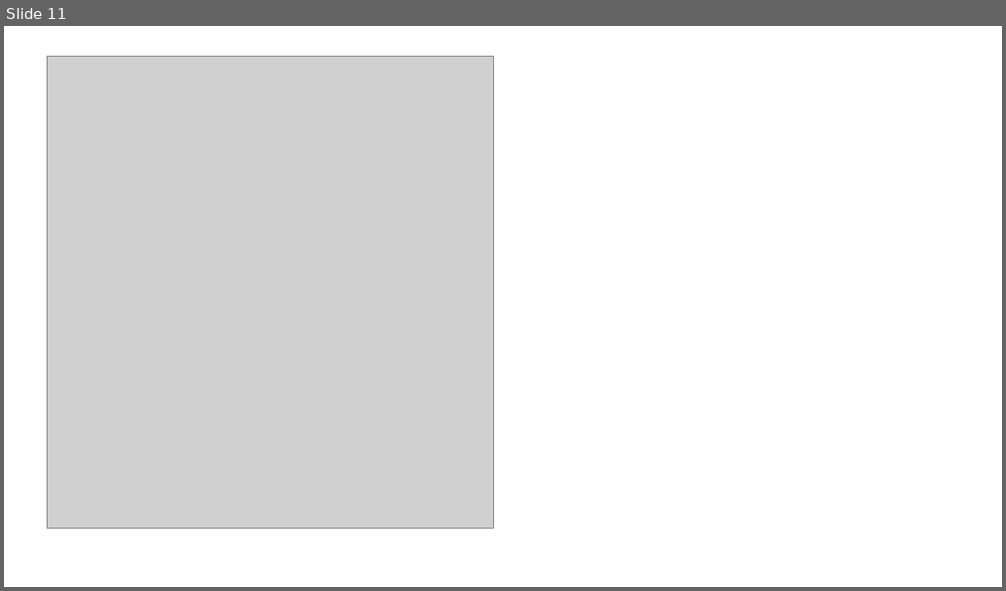
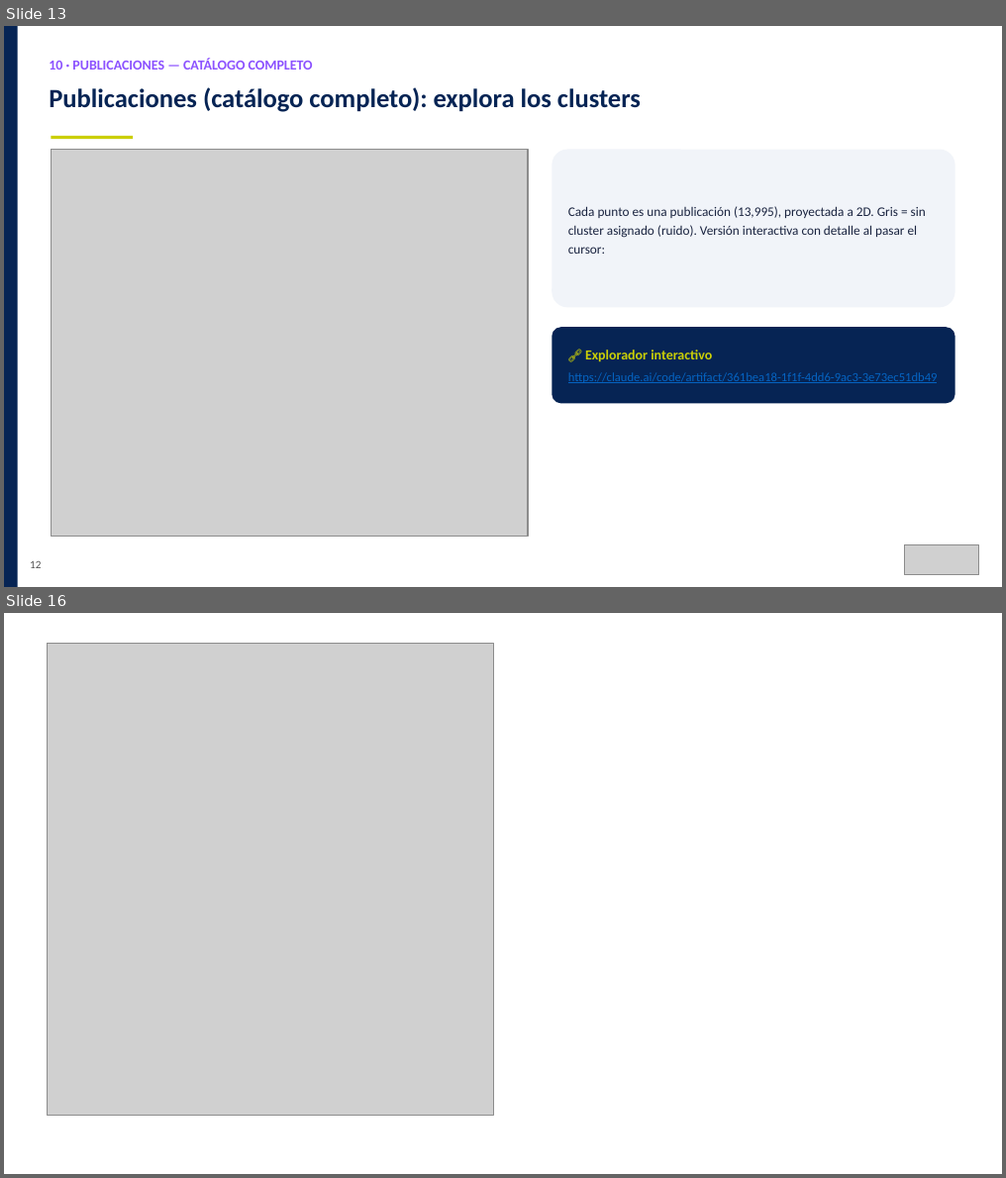
Before and after one commit to Instituto-Pulso-PUCP/LibroBlanco, a slide deck: Slides/Reu_15-08_Libro_Blanco.pptx. Shown one above the other, each under a label of ours: slide 11 before the commit, slides 13 and 16 after it; the slides between them are not shown. The pictures are 1006x591 and 1006x1178 pixels, drawn with LibreOffice and Linux fonts; fonts in the diff are those of the drawing; grey boxes stand for pictures. Boxes give left, top, right and bottom in pixels: in the first picture for what was removed or moved away, otherwise in the second. Text is boxed around its words. In the diff, an @@ line names an element or a change of style, - is before the commit and + after.

```diff
--- a/Slides/Reu_15-08_Libro_Blanco.pptx
+++ b/Slides/Reu_15-08_Libro_Blanco.pptx
@@ slide 13 added at (4,26,1002,587), background #FFFFFF @@
@@ rectangle added at (4,26,18,586), fill #062454 @@
@@ text added at (49,58,313,70), 10 pt, text #8C52FF, bold @@
+10 · PUBLICACIONES — CATÁLOGO COMPLETO
@@ text added at (49,87,641,112), 19 pt, text #062454, bold @@
+Publicaciones (catálogo completo): explora los clusters
@@ rectangle added at (51,136,133,139), fill #CBCF07 @@
@@ picture added at (51,150,528,537) @@
@@ rounded rectangle added at (551,150,955,308), fill #F1F4F9 @@
@@ text added at (568,206,926,254), 9.5 pt, text #1A2440 @@
+Cada punto es una publicación (13,995), proyectada a 2D. Gris = sin cluster asignado (ruido). Versión interactiva con detalle al pasar el cursor:
@@ rounded rectangle added at (551,327,955,404), fill #062454 @@
@@ text added at (568,350,938,383), 9 pt, text #0563C1, underline @@
+🔗 Explorador interactivo
+https://claude.ai/code/artifact/361bea18-1f1f-4dd6-9ac3-3e73ec51db49
@@ picture added at (904,545,979,575) @@
@@ text added at (30,562,41,569), 8 pt, text #545454 @@
+12
@@ what was slide 11 is now slide 16 @@
```
Also in this commit, not shown: 6 slides changed, 6 other slides added, 2 slides removed, 15 other files.
